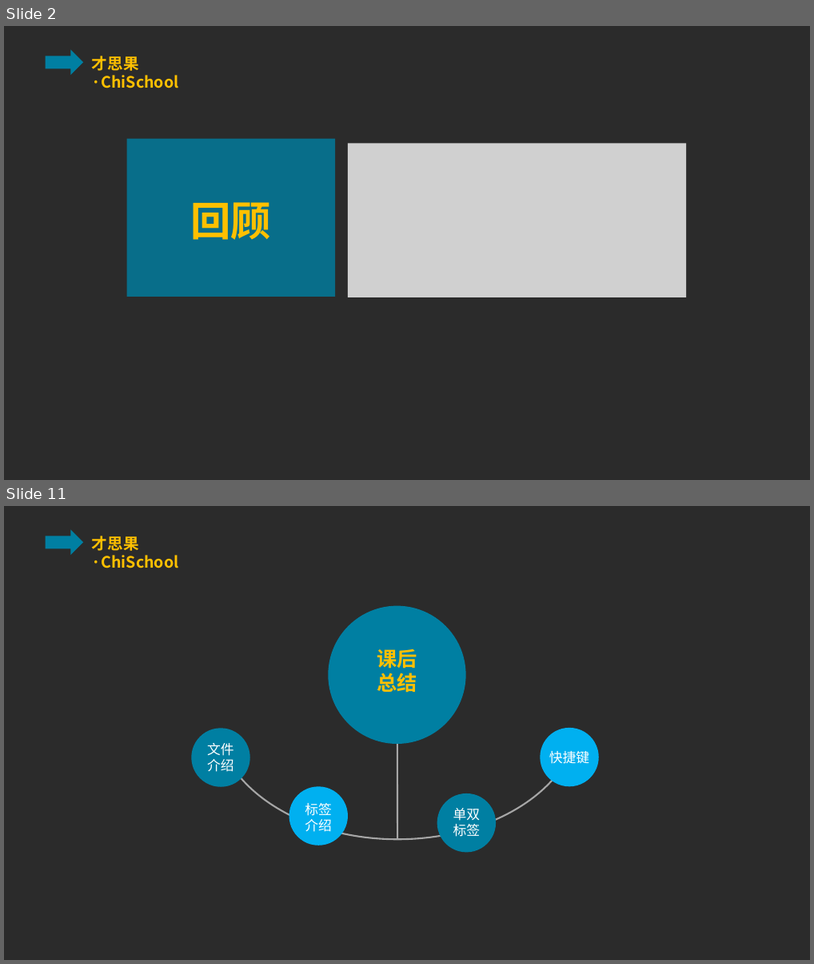
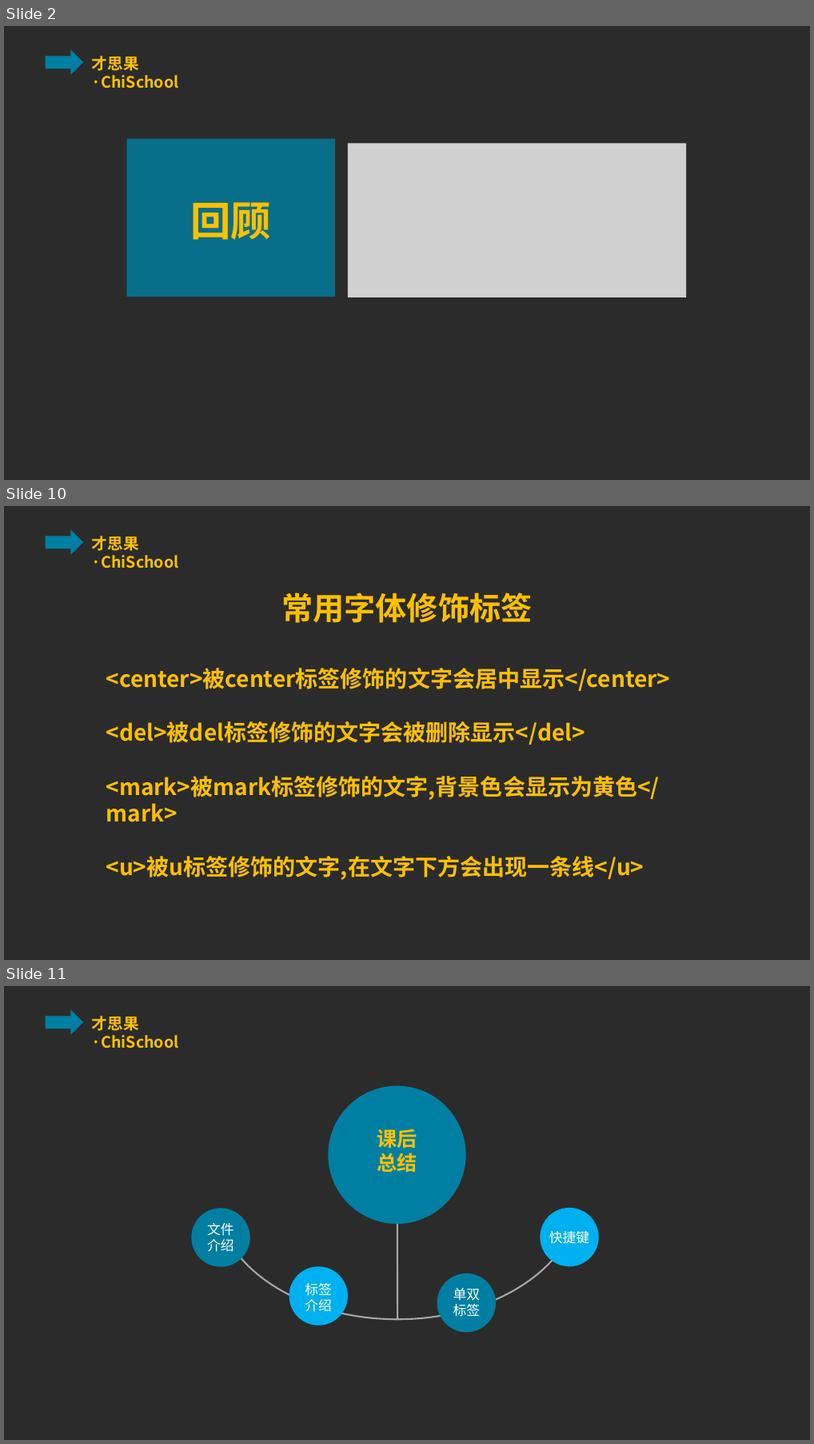
Before and after one commit to ppliu1987/chichool, a slide deck: html/class/lesson_four/lesson_four.pptx. Shown one above the other, each under a label of ours: slides 2 and 11 before the commit, slides 2, 10 and 11 after it; the slides between them are not shown. The pictures are 814x964 and 814x1444 pixels, drawn with LibreOffice and Linux fonts; fonts in the diff are those of the drawing; grey boxes stand for pictures; background and template pictures are left out; a plain dark background stands for a picture behind light text. Boxes give left, top, right and bottom in pixels: in the first picture for what was removed or moved away, otherwise in the second. Text is boxed around its words. In the diff, an @@ line names an element or a change of style, - is before the commit and + after.

```diff
--- a/html/class/lesson_four/lesson_four.pptx
+++ b/html/class/lesson_four/lesson_four.pptx
@@ slide 10 added at [4,506,810,960], background picture (left out); not listed: 2 template elements that a slide beside it also shows @@
@@ text added at [282,592,532,623], 28 pt, text #FFC000, bold @@
+常用字体修饰标签
@@ text added at [106,668,671,880], 20 pt, text #FFC000, bold @@
+<center>被center标签修饰的文字会居中显示</center>
+<del>被del标签修饰的文字会被删除显示</del>
+<mark>被mark标签修饰的文字,背景色会显示为黄色</mark>
+<u>被u标签修饰的文字,在文字下方会出现一条线</u>
```
Also in this commit, not shown: 1 slide changed, 7 other slides added, 8 slides removed.
